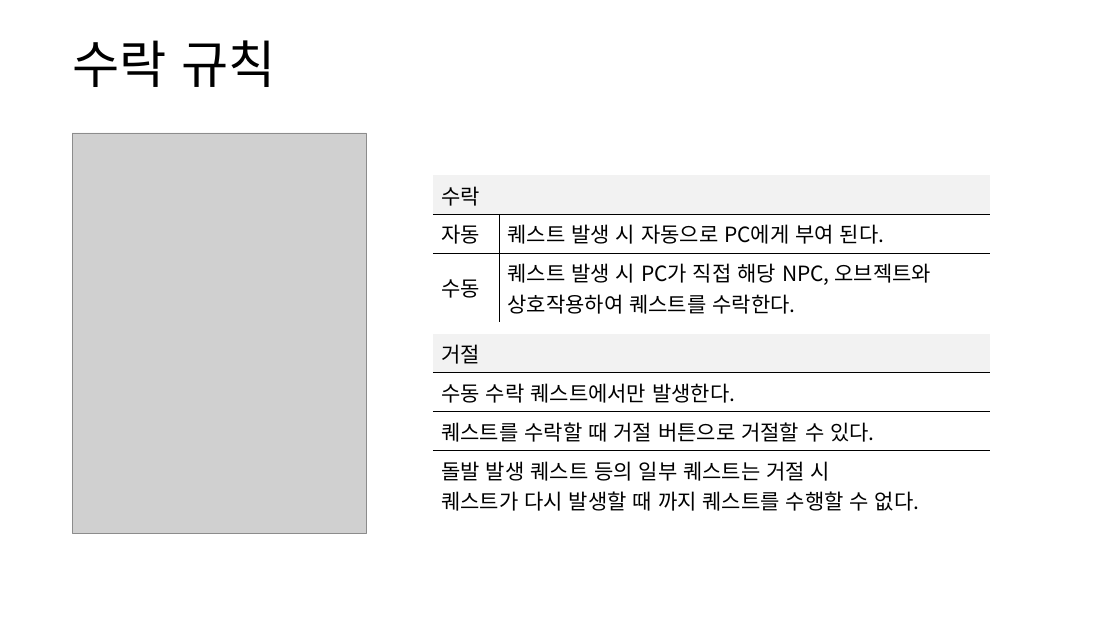
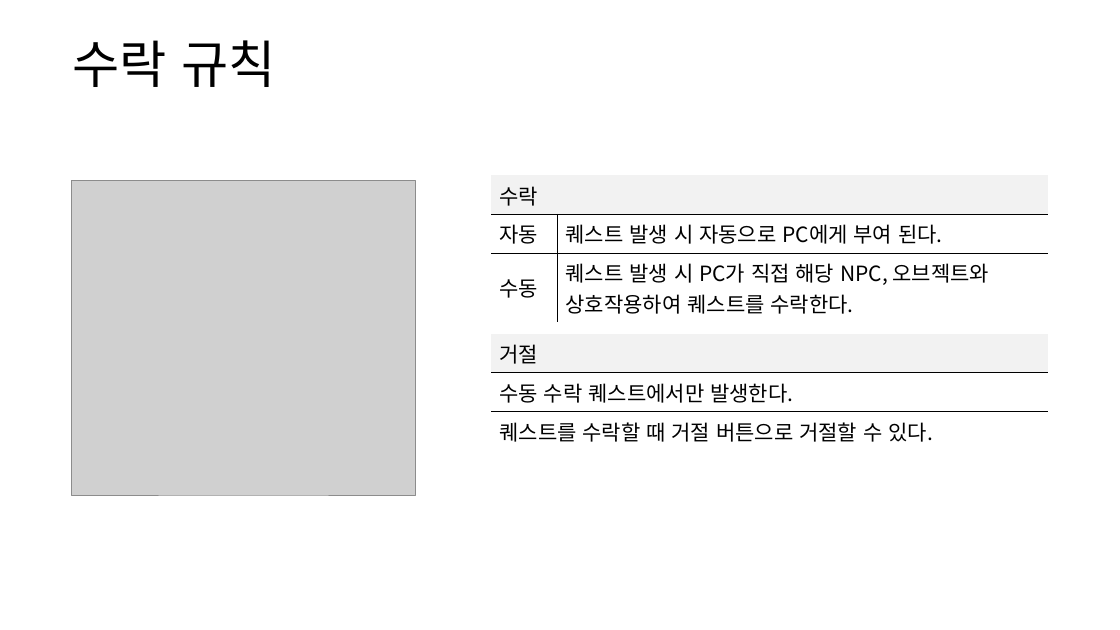
Before and after one commit to yjk0401/unityenginebasic_9th, a slide deck: slide 8 of 기획/방랑엽사전/퀘스트 시스템 기획서.pptx. Drawn at 1120x630 pixels with LibreOffice and Linux fonts; fonts in the diff are those of the drawing; grey boxes stand for pictures. Boxes give left, top, right and bottom in pixels: in the first picture for what was removed or moved away, otherwise in the second. Text is boxed around its words. In the diff, an @@ line names an element or a change of style, - is before the commit and + after.

```diff
--- a/기획/방랑엽사전/퀘스트 시스템 기획서.pptx
+++ b/기획/방랑엽사전/퀘스트 시스템 기획서.pptx
@@ table: place and size @@
-table at (433,176,990,318)
+table at (492,176,1049,318)
@@ picture: place and size @@
-picture at (72,133,366,534)
+picture at (71,180,415,495)
@@ table at (492,334,1049,446) @@
-row 4: 돌발 발생 퀘스트 등의 일부 퀘스트는 거절 시 / 퀘스트가 다시 발생할 때 까지 퀘스트를 수행할 수 없다.
@@ table: place and size @@
-table at (433,334,990,515)
+table at (492,334,1049,446)
```
Also in this commit, not shown: 4 other slides changed, 3 slides removed, 6 other files.
